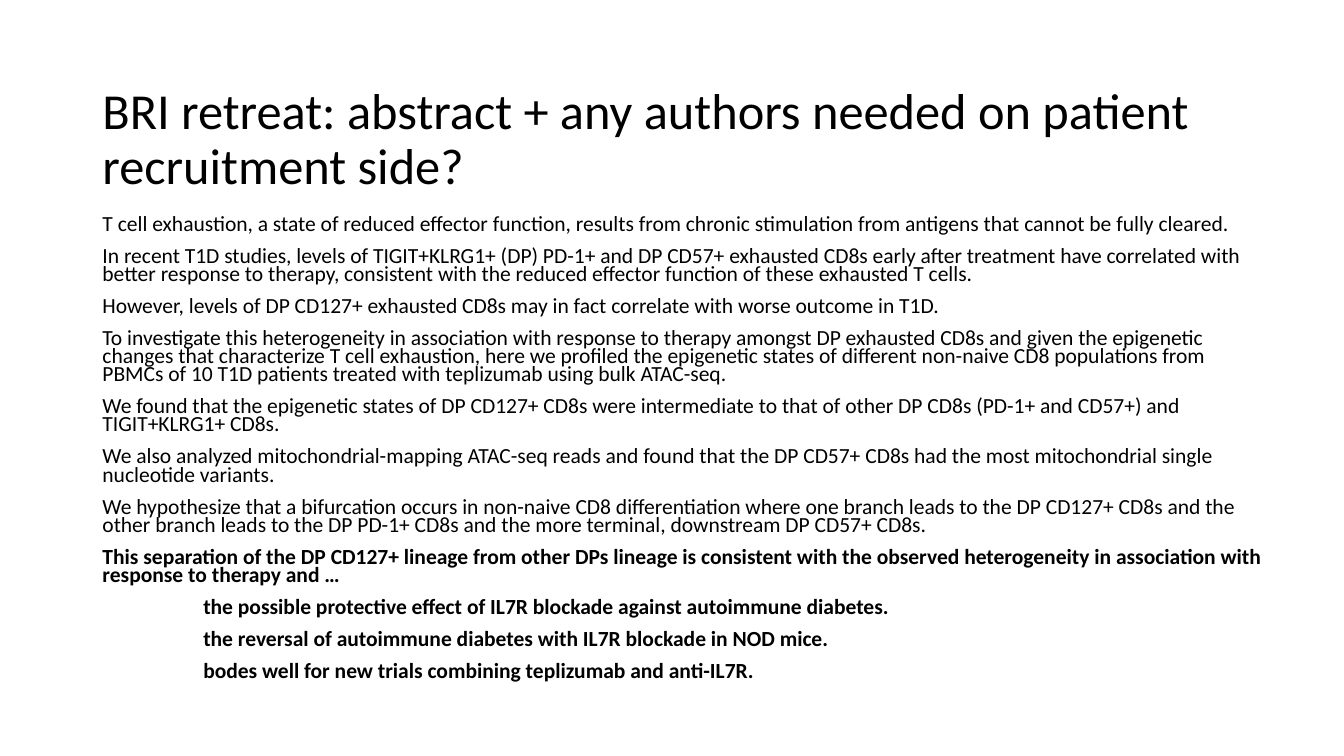
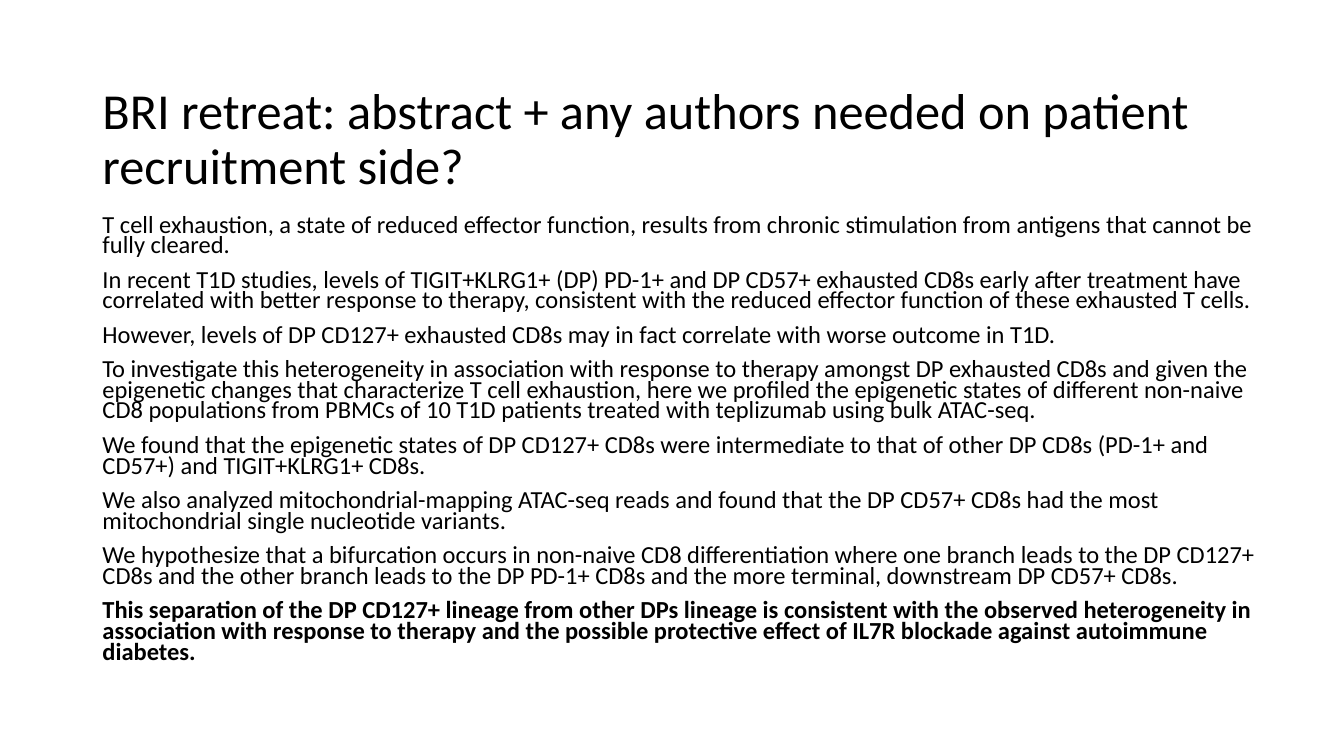
Before and after one commit to tybottorff/bottorffdocs, a slide deck: slide 3 of presentations/weekly_meetings/8_8_24.pptx. Drawn at 1344x756 pixels with LibreOffice and Linux fonts; fonts in the diff are those of the drawing. Boxes give left, top, right and bottom in pixels: in the first picture for what was removed or moved away, otherwise in the second. Text is boxed around its words. In the diff, an @@ line names an element or a change of style, - is before the commit and + after.

Commit message:
Update slides

```diff
--- a/presentations/weekly_meetings/8_8_24.pptx
+++ b/presentations/weekly_meetings/8_8_24.pptx
@@ text at <box>102,216,1255,587</box>: size 15.4 to 17.5 pt in "T cell exhaustion, a state of reduced ...", "In recent T1D studies, levels of TIGIT+KLRG1+ ...", "However, levels of DP CD127+ exhausted CD8s ...", "To investigate this heterogeneity in association with ..." and 3 more places @@
@@ text at <box>102,600,1251,660</box>: text changed; size 15.4 to 17.5 pt @@
-This separation of the DP CD127+ lineage from other DPs lineage is consistent with the observed heterogeneity in association with response to therapy and …
-the possible protective effect of IL7R blockade against autoimmune diabetes.
-the reversal of autoimmune diabetes with IL7R blockade in NOD mice.
-bodes well for new trials combining teplizumab and anti-IL7R.
+This separation of the DP CD127+ lineage from other DPs lineage is consistent with the observed heterogeneity in association with response to therapy and the possible protective effect of IL7R blockade against autoimmune diabetes.
```
Also in this commit, not shown: 1 other slide changed.
